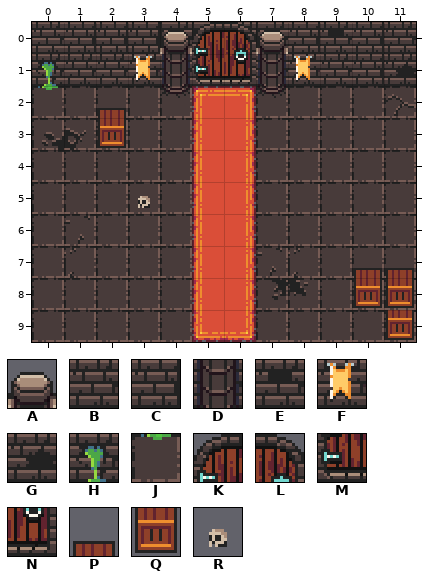
Two states of a Tiled map (JSON), public/maps/entrance-hall.tmj. That is the earlier state.
Cells are 16x16 px. Shown: x 0..11, y 0..9.
Key: from "dungeon": A 8, B 66, C 67, D 72, E 131, F 194, G 195, H 449, J 513, K 911, L 912, M 975, N 976, P 1362, Q 1426, R 1490.
_ is an empty cell.
Layers that did not change in this view are not listed.
Layer "walls" before, first column x 0:
 0 BCCCAKLACECB
 1 HBBFDMNDFBCG
 2 ____________
 3 __Q_________
 4 ____________
 5 ____________
 6 ____________
 7 ____________
 8 __________QQ
 9 ___________Q
Now the later version:
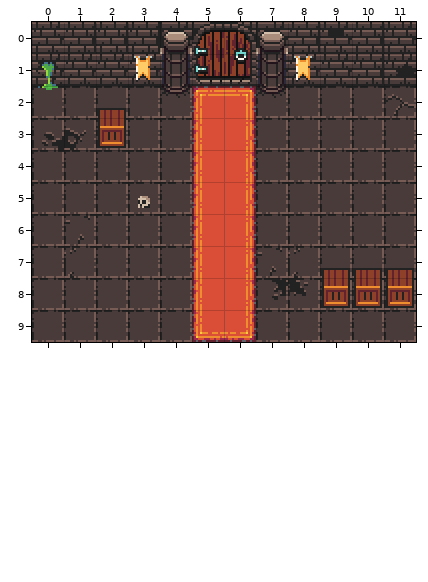
From the commit log: Move the stacked crate in the entrance hall into a row so every crate has its lid
Change:
Layer "decor":
y 7: x 9 _ -> P
Layer "walls":
y 8: x 9 _ -> Q
y 9: x 11 Q -> _
